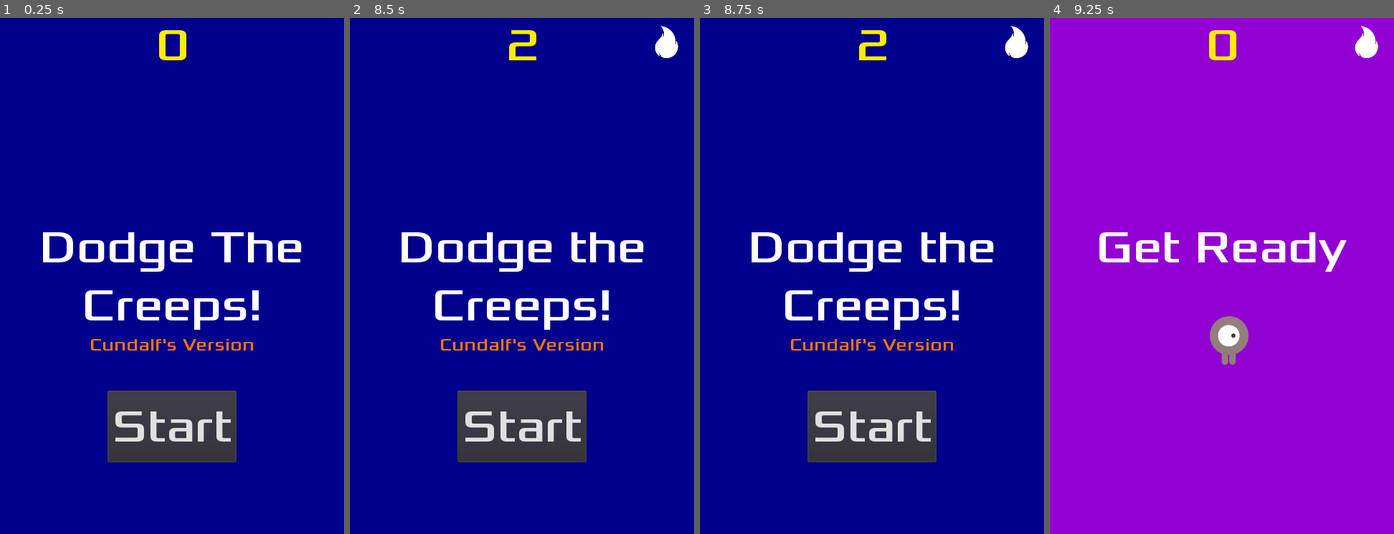
Above: before the commit, frames 1-4 (left to right).
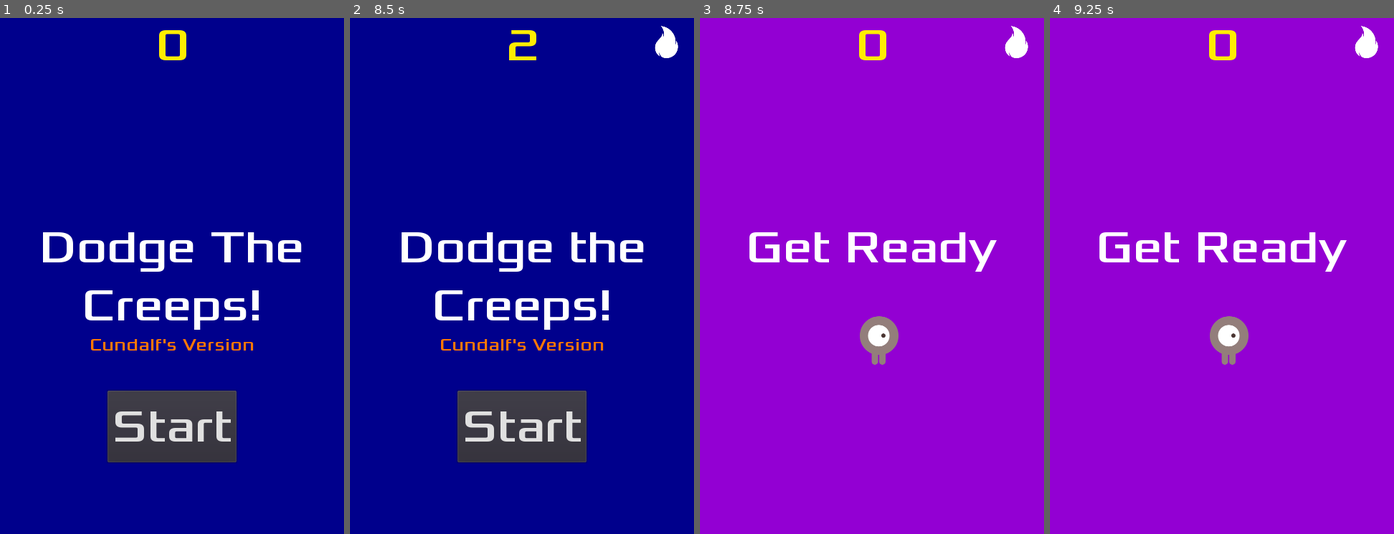
Above: after the commit, the same moments.

Repository: Cundalf/Dodge-The-Creeps-Cundalf
Game: Godot game, scene res://assets/scenes/Main.tscn
Same seed, same stepped clock (60 frames per second), same inputs: the game is played once before the commit and once after it.
Inputs (mouse positions are in pixels of both pictures, inside the frame that each line leads up to):
- Up to frame 1 (0.25 s): no input
- Up to frame 2 (8.5 s): click "Start" at 0.5 s; tap Enter at 1.25, 5.75, 8 s; hold Space (ui_select) 1.28-2.03 s; hold Up (ui_up) 1.28-2.78 s; tap Space (ui_select) at 2.1, 2.27, 2.57, 3.6, 3.77, 4.07, 5.1, 5.27, 5.57, 6.6, 6.77, 7.07, 7.25, 8.1, 8.27 s; hold Space (ui_select) 2.78-3.53 s; hold Left (ui_left) 2.78-4.28 s; hold Down (ui_down) 4.28-5.03 s; hold Space (ui_select) 4.28-5.03 s; hold Right (ui_right) 5.03-5.78 s; hold Up (ui_up) 5.78-6.53 s; hold Space (ui_select) 5.78-6.53 s; hold Right (ui_right) from 6.53 s (still down); hold Space (ui_select) 7.28-8.03 s
- Up to frame 3 (8.75 s): keep holding Right (ui_right); tap Space (ui_select) at 8.57 s
- Up to frame 4 (9.25 s): release Right (ui_right) at 8.75 s; click (1222, 425) at 8.75 s, where only the run before the commit has a clickable "Start"

Frames 1-2 are identical in both runs. In frame 3, 99% of the frame differs, in the area x 0-100%, y 0-100%; in frame 4, nothing differs.

Commit message:
Se agrega Shortcut al boton start
Al presionar "espacio" inicia el juego.

Diff:
--- a/assets/scenes/HUD.tscn
+++ b/assets/scenes/HUD.tscn
@@ -11,6 +11,12 @@
 [sub_resource type="DynamicFont" id=2]
 size = 24
 font_data = ExtResource( 1 )
+
+[sub_resource type="InputEventAction" id=3]
+action = "ui_select"
+
+[sub_resource type="ShortCut" id=4]
+shortcut = SubResource( 3 )
 
 [node name="HUD" type="CanvasLayer"]
 script = ExtResource( 2 )
@@ -70,6 +76,7 @@
 margin_right = 90.0
 margin_bottom = -100.0
 custom_fonts/font = SubResource( 1 )
+shortcut = SubResource( 4 )
 text = "Start"
 __meta__ = {
 "_edit_use_anchors_": false
Not shown: 1 places in assets/scenes/HUD.tscn that only renumber resources
